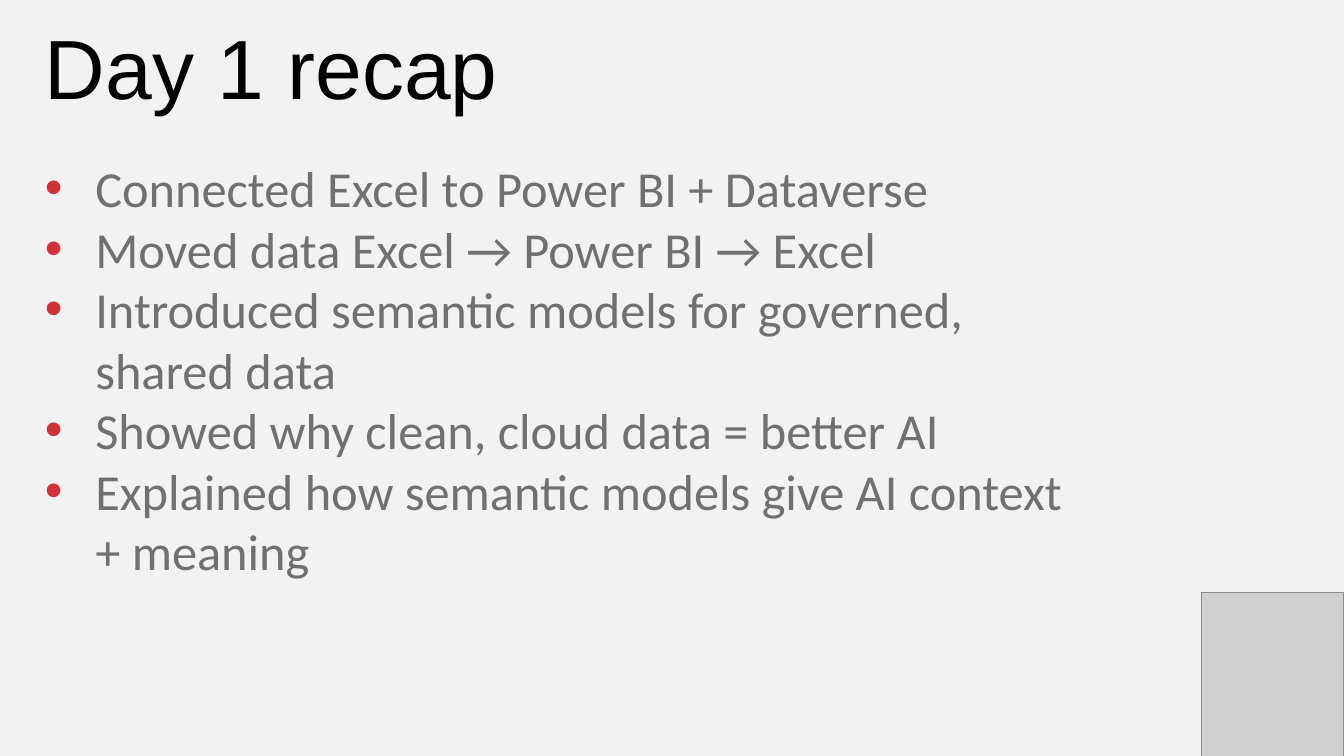
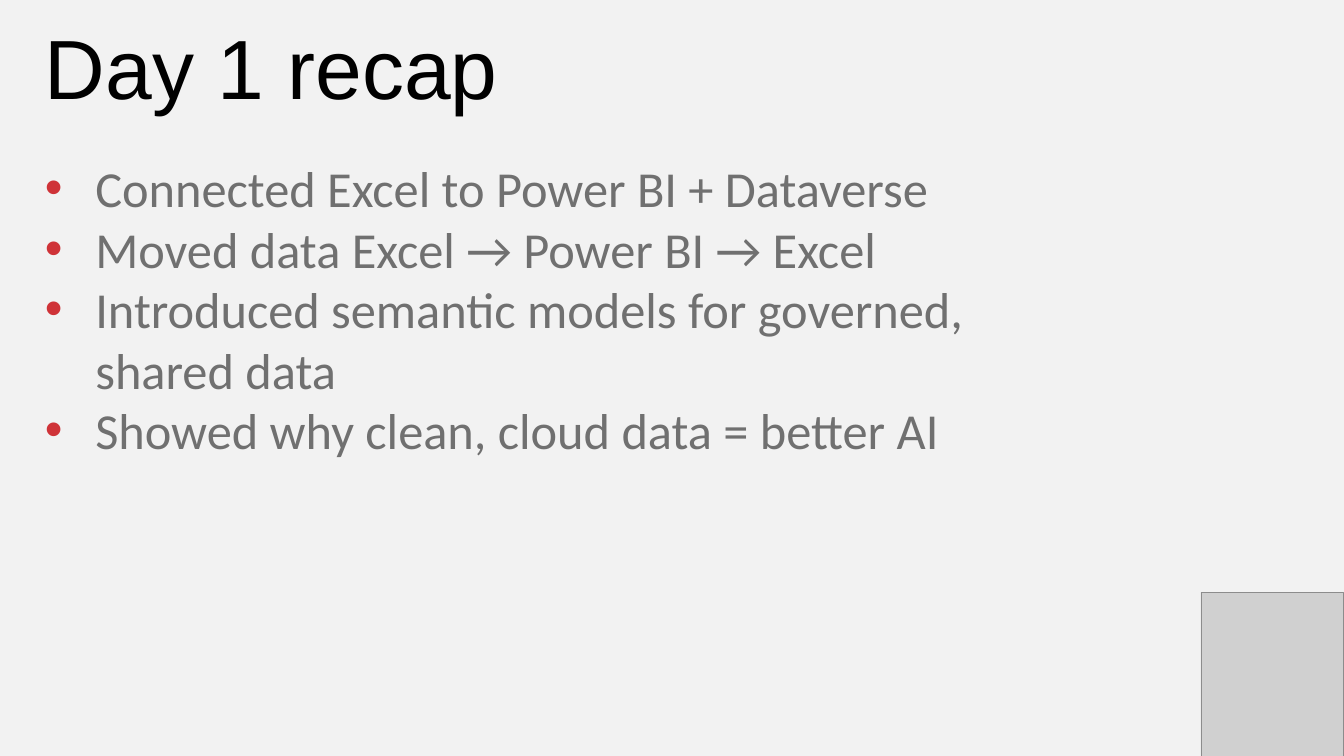
Before and after one commit to stringfestdata/ai-for-excel-in-a-week, a slide deck: slide 3 of day-2-power-query-and-dataflows/day-2-power-query-dataflows.pptx. Drawn at 1344x756 pixels with LibreOffice and Linux fonts; fonts in the diff are those of the drawing; grey boxes stand for pictures. Boxes give left, top, right and bottom in pixels: in the first picture for what was removed or moved away, otherwise in the second. Text is boxed around its words. In the diff, an @@ line names an element or a change of style, - is before the commit and + after.

```diff
--- a/day-2-power-query-and-dataflows/day-2-power-query-dataflows.pptx
+++ b/day-2-power-query-and-dataflows/day-2-power-query-dataflows.pptx
@@ text at [95,475,1062,579]: paragraph removed @@
-• Explained how semantic models give AI context + meaning
```
Also in this commit, not shown: 1 other slide changed, 6 other files.
